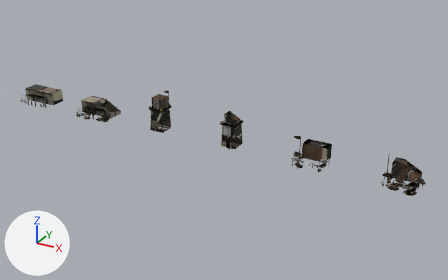
The glTF model src/assets/battle/rts/rts-classical-americas.glb as it was, and as the next commit left it.
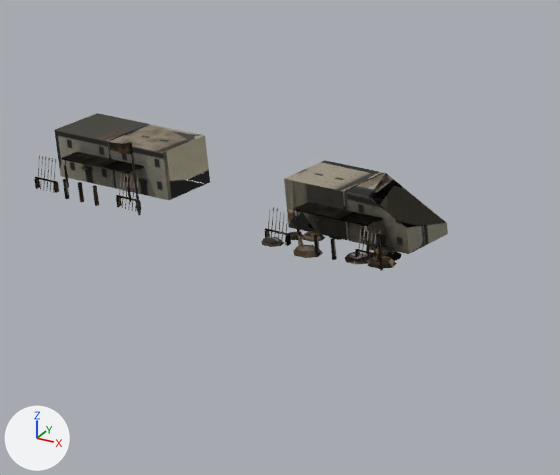
The first picture shows the older version from a camera (50 mm lens) standing at (18.38, -17.64, 8.93) and looking at (8.57, 0.2, 0.01). The close-ups show the older and then the newer version on the part from 3% to 33% of the width and 20% to 62% of the height of that picture. Only the edits that show in the close-ups are written down. The axes (+X, +Y, +Z) are drawn at lower left. The lights are the same throughout. Where no turn or scale is listed for an object, it has been applied to the vertices. Vertices at exactly the same position are counted once.
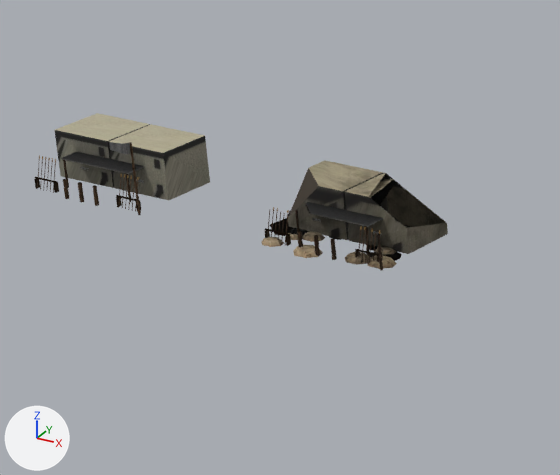
Where the newer file only moved an object's origin or applied its transform, the numbers keep the older frame.

What changed in the scene script:
```text
Change mat_town:
    where n3 = _N.new('ShaderNodeMapping'); n3.name = 'Mapping'
    n3.inputs[1].default_value: (0.0008, -13.98, 0.0) -> (0.0008, -13.99, 0.0)  # 'Location'
    n3.inputs[3].default_value: (15.98, 14.98, 1.0) -> (15.98, 14.99, 1.0)  # 'Scale'
Change me_mesh_2:
    used by ob_mesh_2; location = (-0.813, 0.643, -0.005)
    remove me_mesh_2.from_pydata(...)  # 49 vertices, 64 faces; spans x 0.08..1.59, y -1.23..-0.1, z 0.01..0.76
    add me_mesh_2.from_pydata(...)  # 49 vertices, 64 faces; spans x 0.08..1.59, y -1.23..-0.1, z 0.0..0.76
    me_mesh_2 part 1: 52 kept faces spanning x 0.08..1.59, y -1.23..-0.1, z 0.0..0.76 get new texture (UV) coordinates
Change me_mesh_3:
    used by ob_mesh_3; location = (2.187, 0.643, -0.005)
    remove me_mesh_3.from_pydata(...)  # 805 vertices, 1203 faces; spans x 0.08..1.61, y -1.24..-0.1, z 0.0..0.5
    add me_mesh_3.from_pydata(...)  # 856 vertices, 1255 faces; spans x -0.11..1.61, y -1.24..-0.1, z 0.0..0.51
    me_mesh_3 part 2: 3 vertices moved from x 0.09..0.1, y -0.7..-0.69, z 0.39..0.43 to x 0.09..0.42, y -0.7..-0.42, z 0.41..0.43; 13 vertices removed from x 0.08..0.44, y -1.09..-0.69, z 0.01..0.5; 80 vertices added at x -0.11..0.58, y -1.09..-0.27, z 0.0..0.51
    me_mesh_3 part 3: 853 kept faces spanning x 0.08..1.61, y -1.24..-0.1, z 0.0..0.51 get new texture (UV) coordinates
    other edits to the shape of me_mesh_3 do not show in these pictures
Change me_mesh_4:
    used by ob_mesh_4; location = (2.187, 0.643, -0.005)
    remove me_mesh_4.from_pydata(...)  # 527 vertices, 789 faces; spans x 0.08..1.61, y -1.17..-0.1, z 0.0..0.5
    add me_mesh_4.from_pydata(...)  # 556 vertices, 813 faces; spans x -0.11..1.61, y -1.17..-0.1, z 0.0..0.51
    me_mesh_4 part 4: 607 kept faces spanning x 0.08..1.61, y -1.17..-0.1, z 0.0..0.51 get new texture (UV) coordinates
    edits to the shape of me_mesh_4 do not show in these pictures
Change me_mesh_5:
    used by ob_mesh_5; location = (2.187, 0.643, -0.005)
    remove me_mesh_5.from_pydata(...)  # 30 vertices, 38 faces; spans x 0.08..1.59, y -1.16..-0.1, z 0.01..0.5
    add me_mesh_5.from_pydata(...)  # 39 vertices, 47 faces; spans x -0.11..1.59, y -1.16..-0.1, z 0.0..0.51
    me_mesh_5 part 5
    1 vertex is removed from x 0.08, y -0.7, z 0.5
    6 faces are deleted
    10 vertices are added at x -0.11..0.53, y -0.94..-0.27, z 0.01..0.51
    15 new faces join them
    me_mesh_5 part 6: 19 kept faces spanning x 0.82..1.59, y -1.16..-0.1, z 0.0..0.51 get new texture (UV) coordinates
```

Changed parts and their boxes (x1, y1, x2, y2) in the close-ups (560 x 475 px):
'Mesh_2', surface changed: (54, 113, 210, 200) in both
'Mesh_5', surface changed, reshaped: before (284, 160, 448, 254); after (288, 160, 448, 254)
'Mesh_3', surface changed, reshaped: before (262, 179, 446, 271); after (262, 179, 412, 271)
'Mesh_0', surface changed (lighter): (42, 142, 144, 214) in both
'Mesh_4', surface changed: (264, 186, 446, 255) in both
part 1 of me_mesh_2, surface changed: (55, 113, 210, 200) in both
part 2 of me_mesh_3, reshaped: before (293, 202, 382, 227); after (270, 202, 368, 237)
part 3 of me_mesh_3, surface changed: before (262, 179, 446, 271); after (262, 179, 412, 271)
part 4 of me_mesh_4, surface changed: after (264, 186, 446, 255)
part 5 of me_mesh_5, cut back: before (284, 160, 383, 240); after (288, 160, 383, 240)
part 6 of me_mesh_5, surface changed: (345, 173, 448, 253) in both
